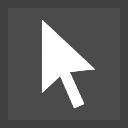
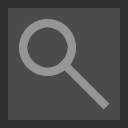
Before/after of a 128 x 128 layered artwork. What changed in the layer stack:
removed layer "Cursor" over [41, 20, 95, 108]
added layer "Magnifier hovered" above "Outline idle" over [19, 19, 110, 110]
added layer "Outline pressed" above "Background idle" over [0, 0, 128, 128]
renamed "Outline" to "Background hovered", hid it, painted on it over [0, 0, 128, 128]
